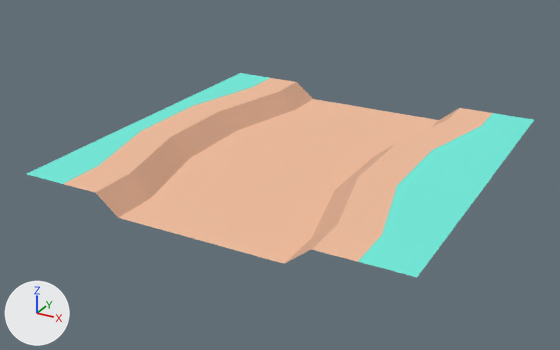
One commit to the glTF model public/assets/models/kenney-nature-kit/ground_pathStraight.glb: the scene before it, then after it.
Rendered twice from a 50 mm camera at (0.88, -1.722, 0.708) aimed at (-0.04, -0.049, -0.129). The axes (+X, +Y, +Z) are drawn at lower left. The lights are the same throughout. The older version comes first. Vertices at exactly the same position are counted once.

The first picture shows 'ground_pathStraight'.
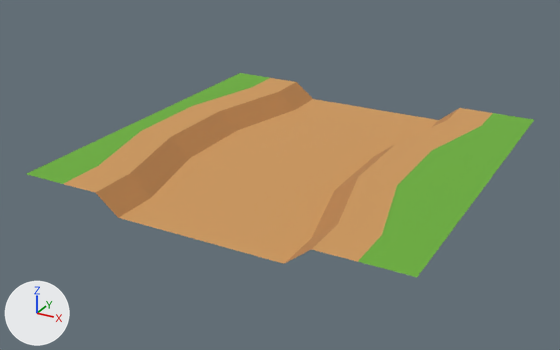
The edits, one by one:
me_mesh_ground_pathstraight has 40 vertices, 62 faces and spans x -0.5..0.5, y -0.5..0.5, z -0.05..0.0.
me_mesh_ground_pathstraight is used by ob_ground_pathstraight; location (0.0, 0.0, -0.05).
me_mesh_ground_pathstraight part 1: 50 faces centred in x -0.42..0.358, y -0.458..0.458, z -0.05..0.0 are repainted in the vertex colours; the middle colour goes from beige #f2be9e to orange #cf9a5e.
me_mesh_ground_pathstraight part 2: 12 faces centred in x -0.48..0.46, y -0.375..0.375, z 0.0 are repainted in the vertex colours; the middle colour goes from cyan #73eddd to green #6db03c.

Where the change shows, as pixel boxes (x1, y1, x2, y2) in the pictures (560 x 350 px):
part 1 of me_mesh_ground_pathstraight, recoloured (beige to orange): (64, 78, 493, 264) in both
part 2 of me_mesh_ground_pathstraight, recoloured: (27, 73, 534, 277) in both
